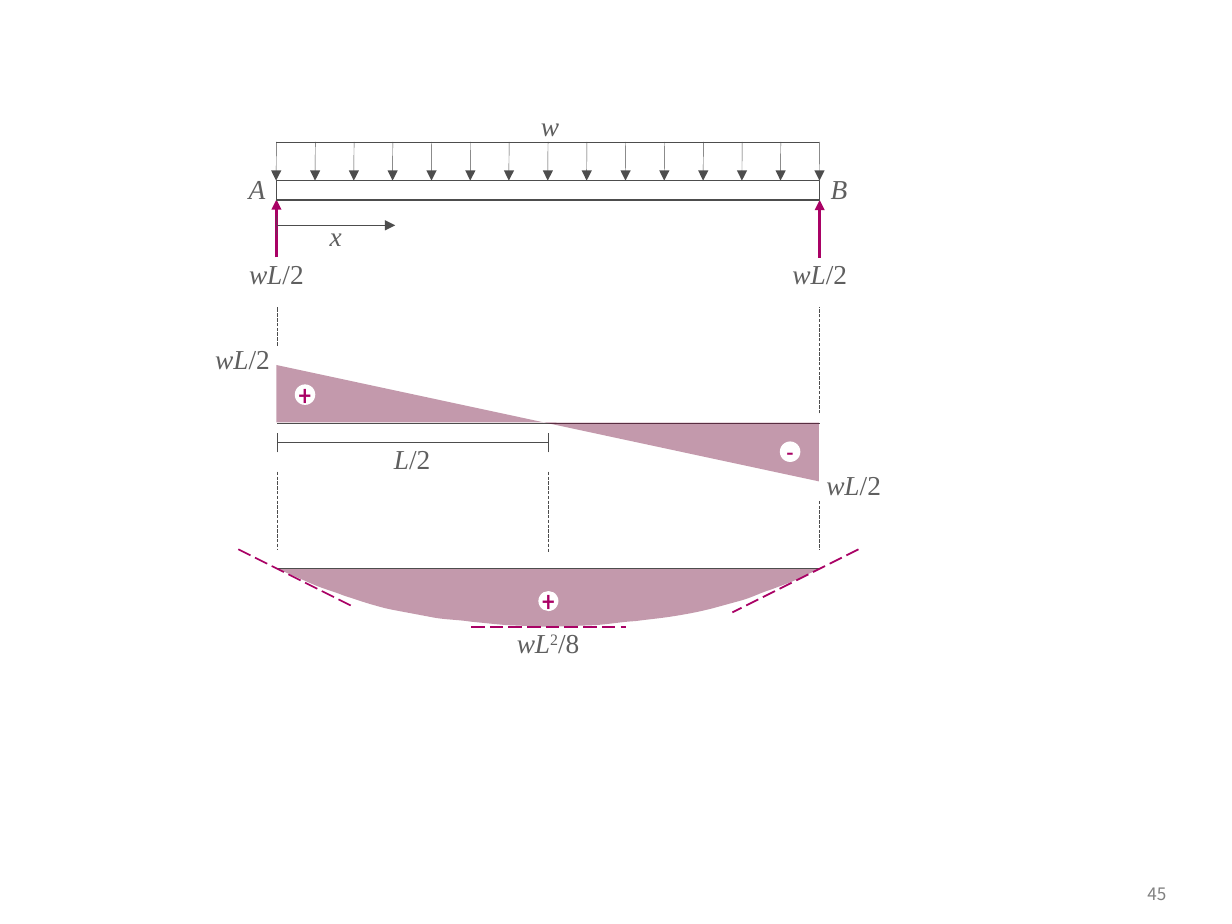
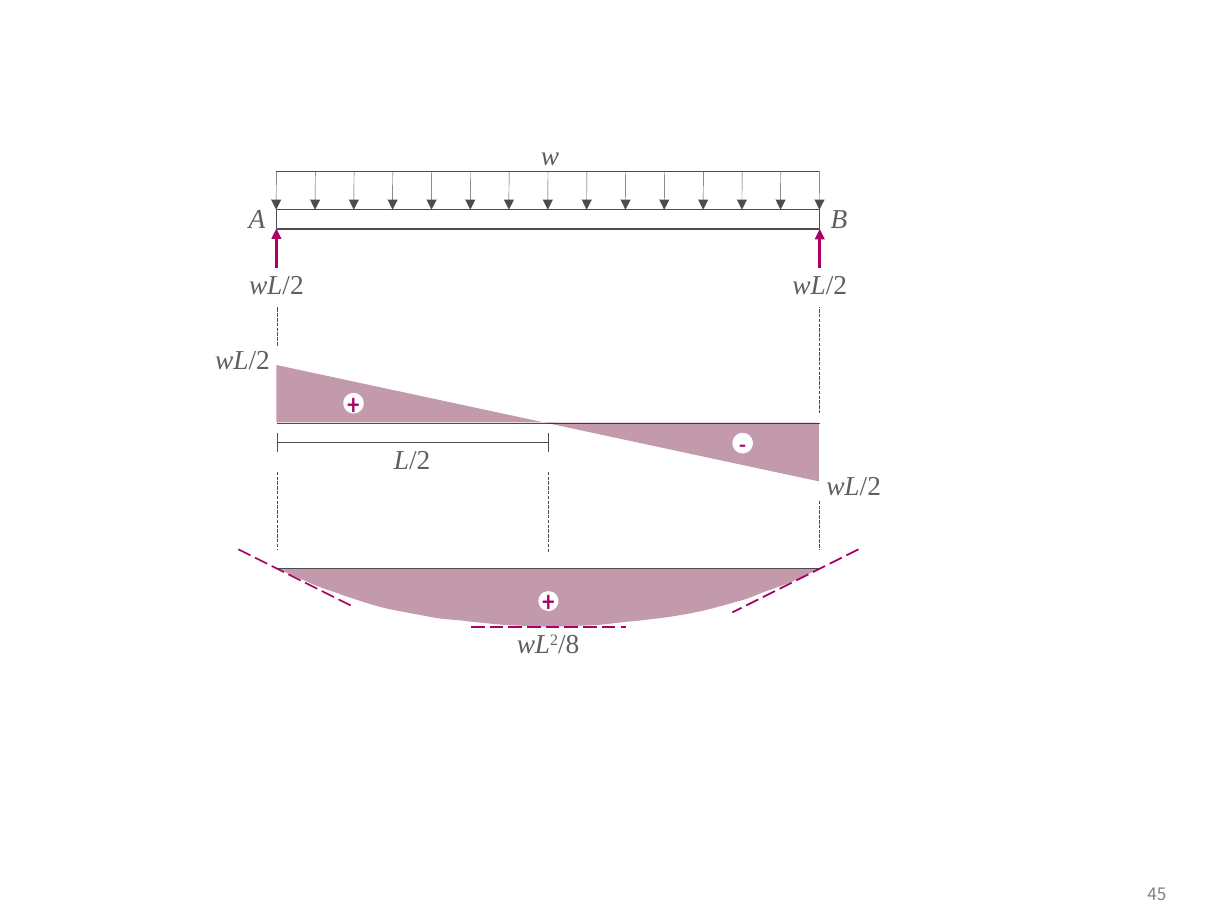
Before and after one commit to ironbell87/structural_mechanics_II, a slide deck: slide 45 of figures.pptx. Drawn at 1232x924 pixels with LibreOffice and Linux fonts; fonts in the diff are those of the drawing. Boxes give left, top, right and bottom in pixels: in the first picture for what was removed or moved away, otherwise in the second. Text is boxed around its words. In the diff, an @@ line names an element or a change of style, - is before the commit and + after.

```diff
--- a/figures.pptx
+++ b/figures.pptx
@@ 15 arrows, 3 texts, 1 rectangle, 1 line: place and size @@
-15 arrows, 3 texts, 1 rectangle, 1 line at [249, 123, 848, 201]
+15 arrows, 3 texts, 1 rectangle, 1 line at [249, 152, 848, 229]
@@ arrow moved from (276, 257) - (276, 200) to (276, 269) - (276, 229) @@
@@ line removed from (277, 216) to (276, 235) @@
@@ arrow removed from (276, 225) to (395, 225) @@
@@ text removed at [330, 225, 342, 246] @@
-x
@@ arrow moved from (819, 257) - (819, 200) to (819, 269) - (819, 229) @@
@@ text "wL/2": place and size @@
-text "wL/2" at [249, 266, 304, 284]
+text "wL/2" at [249, 276, 304, 294]
@@ text "wL/2": place and size @@
-text "wL/2" at [792, 266, 847, 285]
+text "wL/2" at [792, 276, 847, 295]
@@ ellipse "+": place and size @@
-ellipse "+" at [294, 384, 315, 405]
+ellipse "+" at [344, 393, 365, 414]
@@ ellipse "-": place and size @@
-ellipse "-" at [780, 441, 801, 462]
+ellipse "-" at [732, 432, 753, 453]
```
Also in this commit, not shown: 5 other slides changed, 20 other files.
